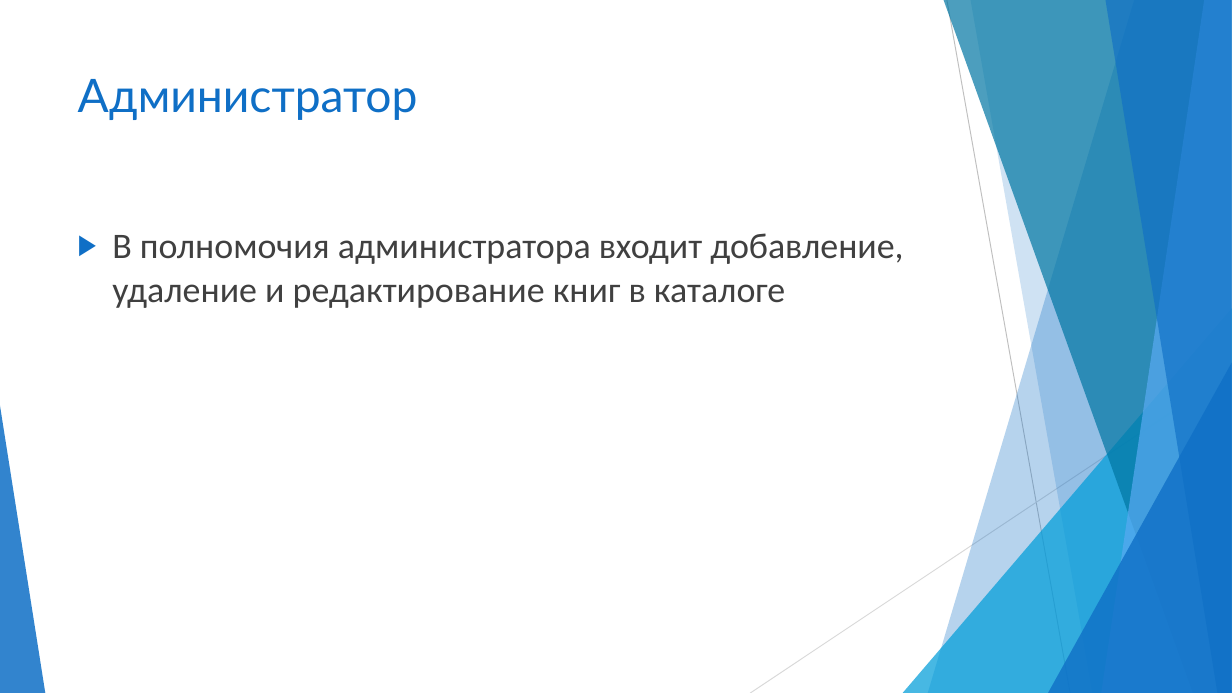
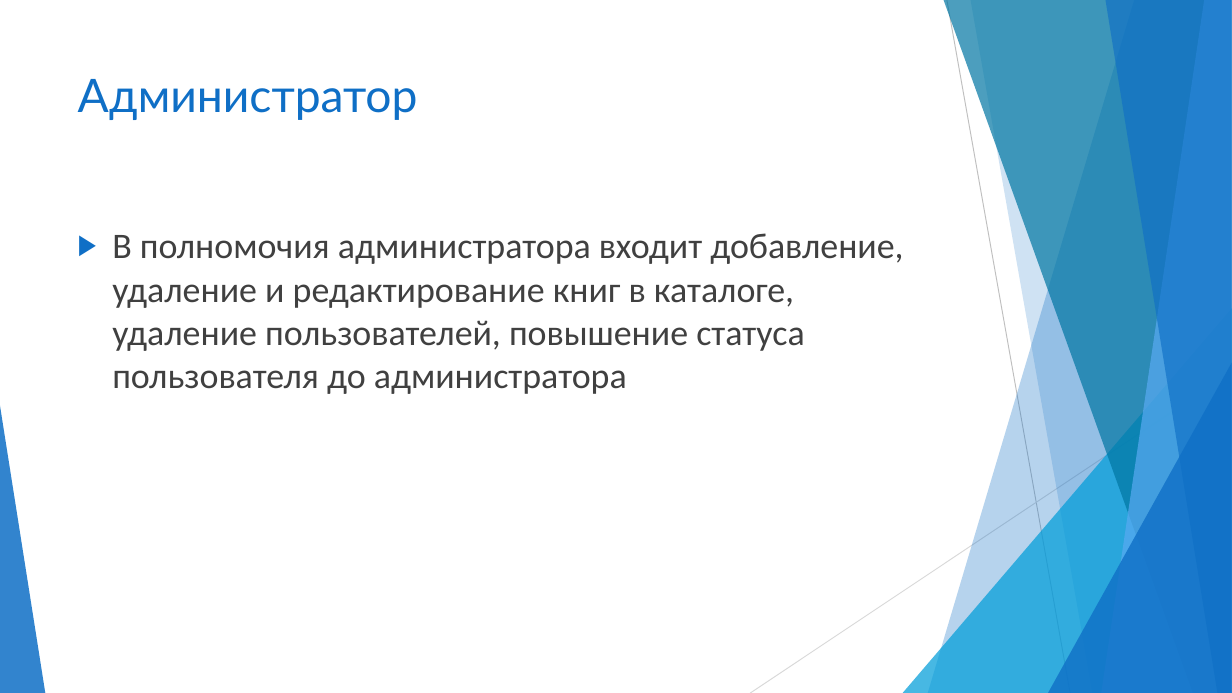
Before and after one commit to Kote5615/flask, a slide deck: slide 12 of flask_project_docx/bookshop.pptx (slide 10 before the commit). Drawn at 1232x693 pixels with LibreOffice and Linux fonts; fonts in the diff are those of the drawing. Boxes give left, top, right and bottom in pixels: in the first picture for what was removed or moved away, otherwise in the second. Text is boxed around its words. In the diff, an @@ line names an element or a change of style, - is before the commit and + after.

```diff
--- a/flask_project_docx/bookshop.pptx
+++ b/flask_project_docx/bookshop.pptx
@@ text at <box>112,233,903,394</box>: text changed @@
-▶ В полномочия администратора входит добавление, удаление и редактирование книг в каталоге
+▶ В полномочия администратора входит добавление, удаление и редактирование книг в каталоге, удаление пользователей, повышение статуса пользователя до администратора
```
Also in this commit, not shown: 1 other slide changed, 4 slides added, 1 slide removed.
